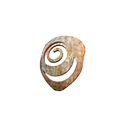
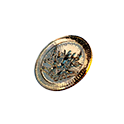
The second w=124, h=124 image is a revision of the first. Changes to its layers:
added layer "3bb845779ac4be04926d73de81621c37902658a92ae4a47594884281098965c59346e2f024dfc2c…" above "981f3b0c8994547beab73ff191d5fa45aba23321a1afff52a3f9990d1d433bbc5851d4ff0b85707…" over box(33, 34, 93, 92)
hid "5dd1baa8c1def21a62b4f5d9f8b00a7feedd6d2c728c2c9059b99fa5ee942afef2b3295bf73ff69…" over box(39, 35, 87, 92)
